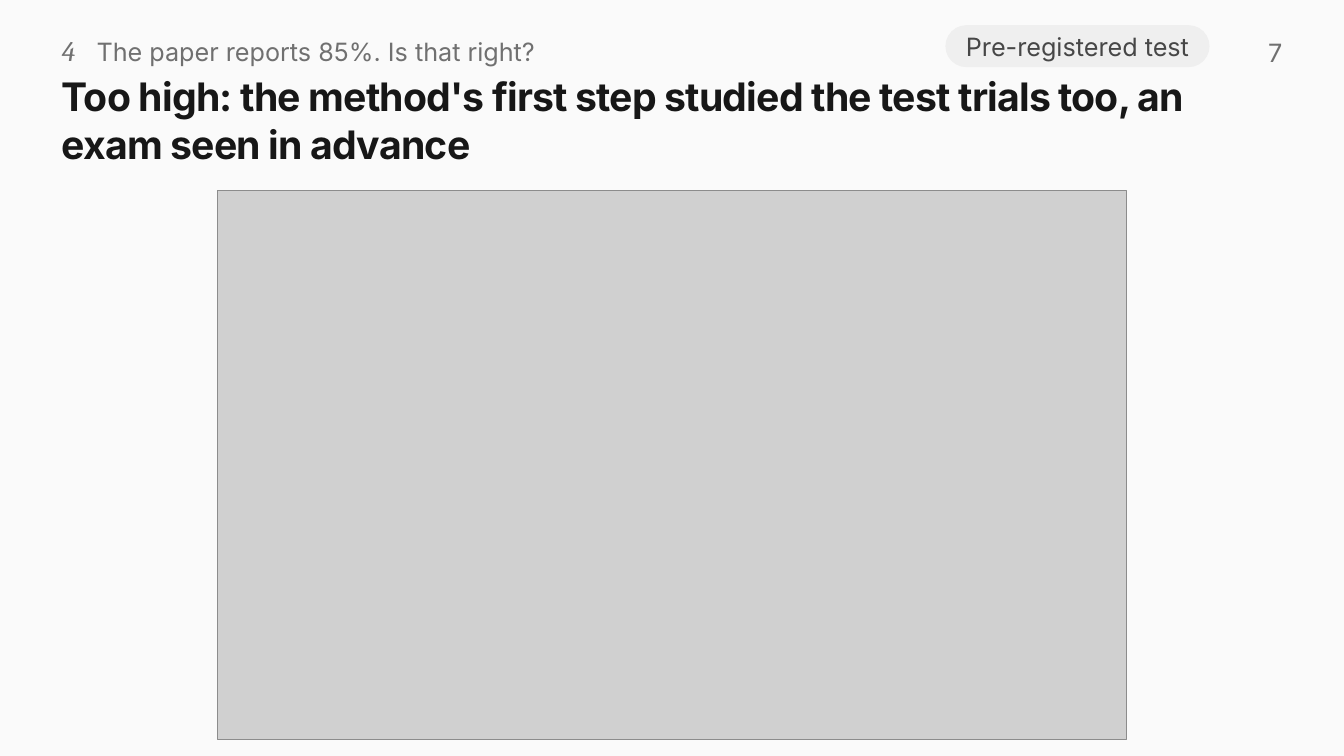
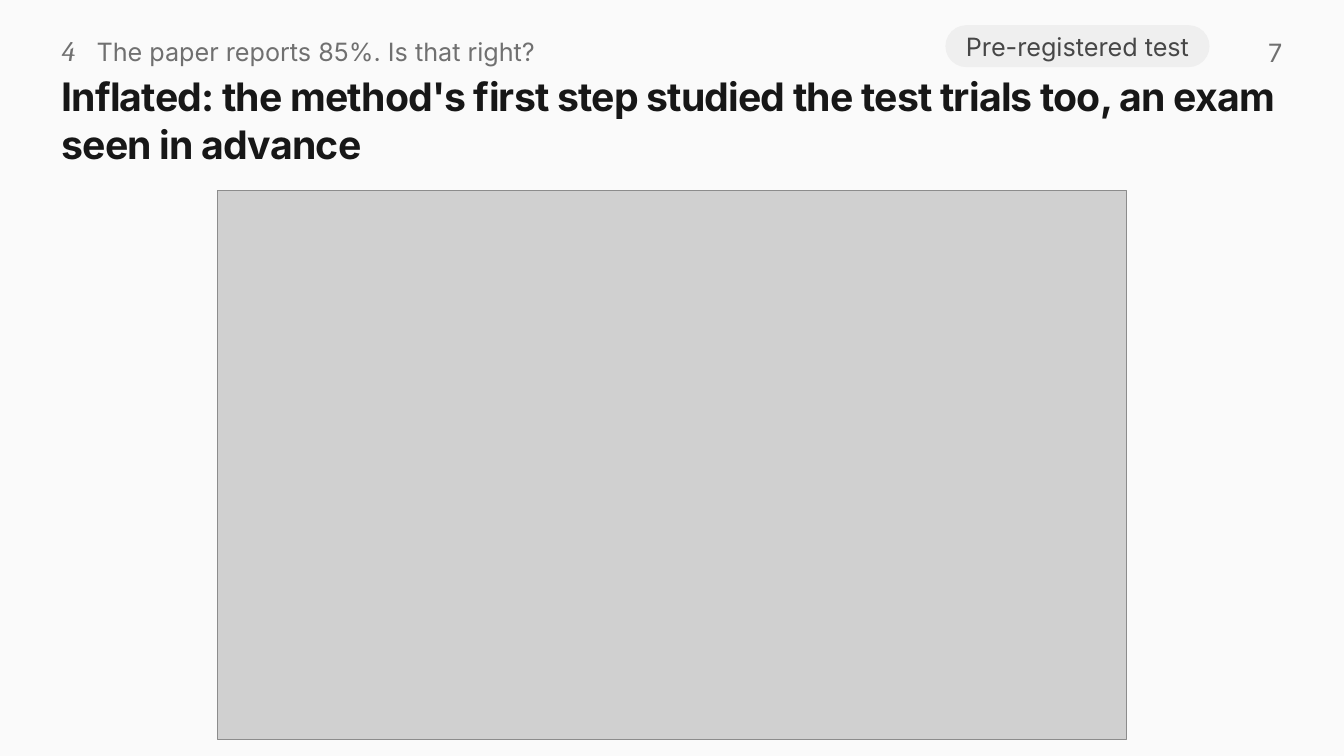
Before and after one commit to rajveeerr/sixth-finger-bci, a slide deck: slide 7 of report/slides/sixth-finger-bci.pptx. Drawn at 1344x756 pixels with LibreOffice and Linux fonts; fonts in the diff are those of the drawing; grey boxes stand for pictures. Boxes give left, top, right and bottom in pixels: in the first picture for what was removed or moved away, otherwise in the second. Text is boxed around its words. In the diff, an @@ line names an element or a change of style, - is before the commit and + after.

```diff
--- a/report/slides/sixth-finger-bci.pptx
+++ b/report/slides/sixth-finger-bci.pptx
@@ title at (62, 81, 1275, 160): text changed @@
-Too high: the method's first step studied the test trials too, an exam seen in advance
+Inflated: the method's first step studied the test trials too, an exam seen in advance
```
Also in this commit, not shown: 10 other slides changed, 2 other files.
